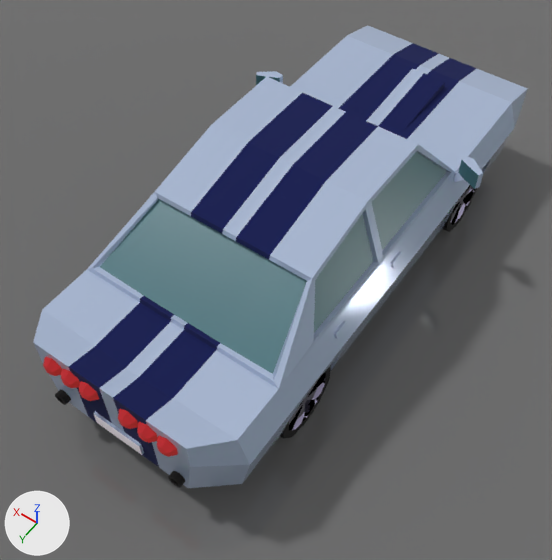
Renders of the glTF model assets/models/muscle2.gltf from each side of a commit.
Camera for both pictures: a camera (50 mm lens) standing at (-2.9, 4.7, 6.8) and looking at (0.0, 0.5, 0.2). Arrows for +X, +Y and +Z are at lower left; the lights stay in place. Where no turn or scale is listed for an object, it has been applied to the vertices.

In view in the first picture: 'Muscle 2', 'Muscle 2 wheel rear right', 'road'.
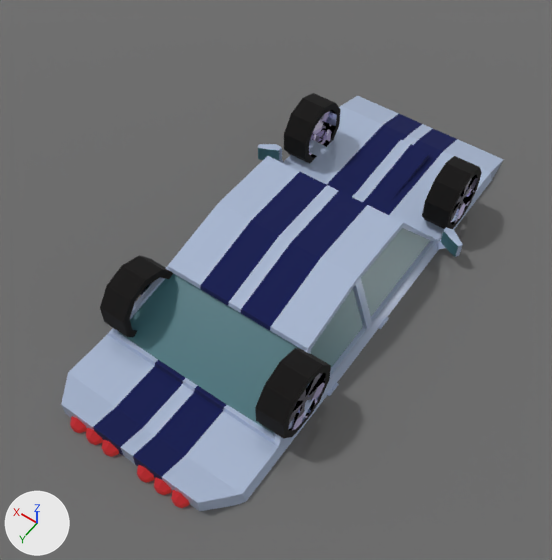
What changed in the scene script:
```text
Change ob_muscle_2:
    ob_muscle_2.location: (0.0, 0.0, 0.6) -> (0.0, 0.0, -0.49)
```

What differs and where, as boxes (x1, y1, x2, y2) in the pictures (552 x 560 px):
'Muscle 2', moved: before (33, 25, 528, 488); after (61, 96, 504, 511)
'Muscle 2 wheel rear right', unchanged, uncovered by the edit: before (280, 365, 331, 439); after (255, 348, 331, 439)
'Muscle 2 wheel front right', unchanged, uncovered by the edit: before (442, 185, 477, 232); after (422, 156, 482, 229)
'Muscle 2 wheel rear left', unchanged, uncovered by the edit: after (100, 255, 173, 338)
'Muscle 2 wheel front left', unchanged, uncovered by the edit: after (284, 93, 341, 163)
